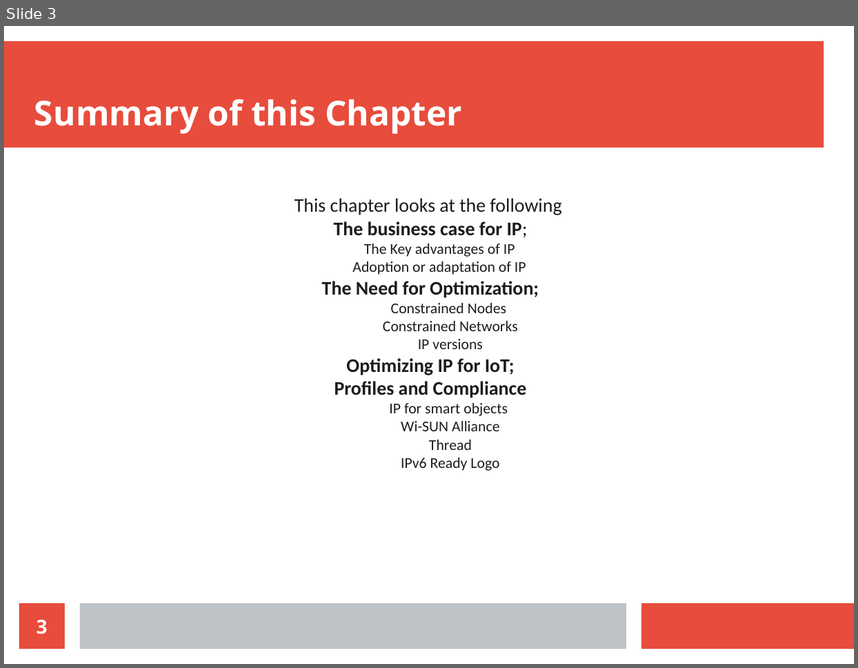
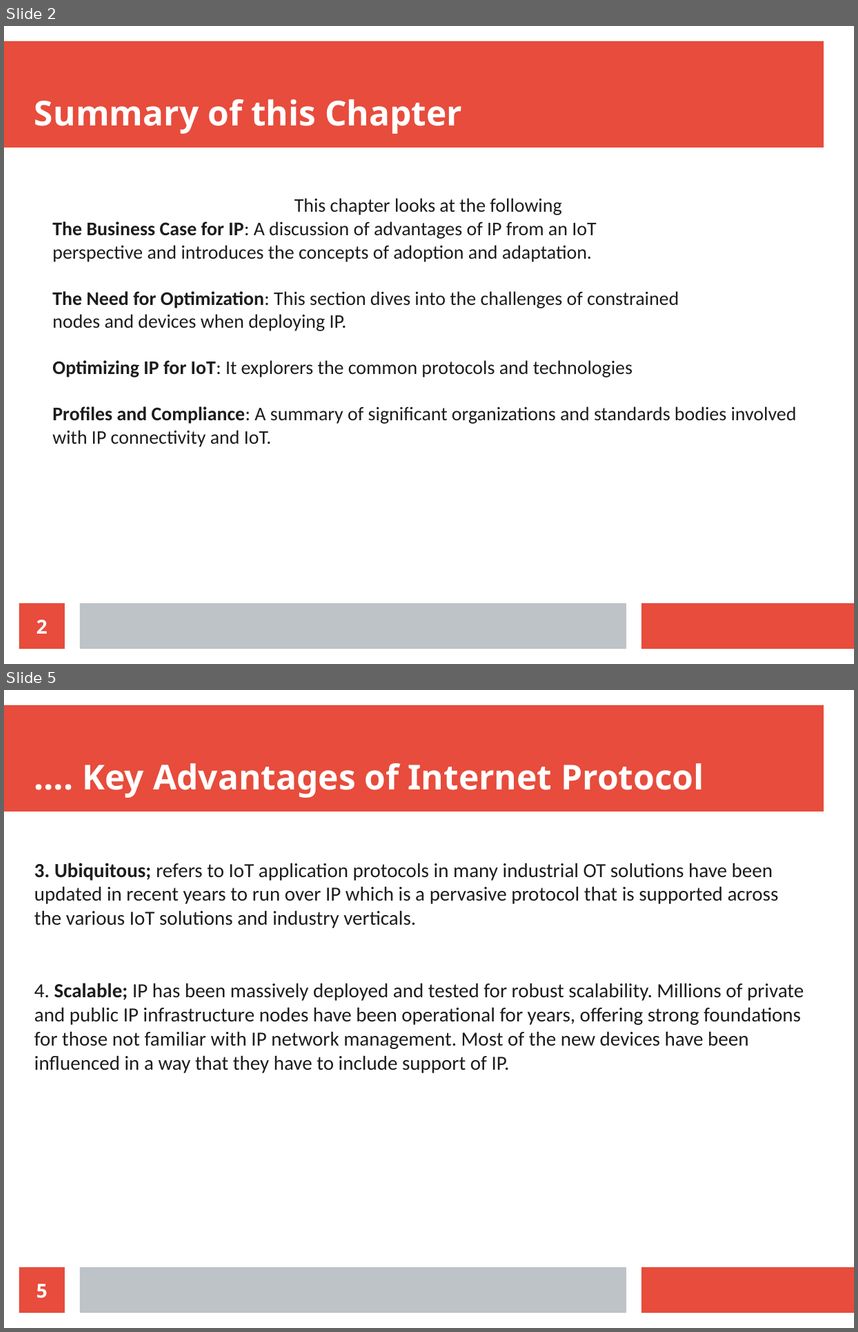
Before and after one commit to Dihfahsih1/Masters-Software-Engineering, a slide deck: yr-sem1/IoT/Chapter-5-slides.odp. Shown one above the other, each under a label of ours: slide 3 before the commit, slides 2 and 5 after it; the slides between them are not shown. The pictures are 858x668 and 858x1332 pixels, drawn with LibreOffice and Linux fonts; fonts in the diff are those of the drawing. Boxes give left, top, right and bottom in pixels: in the first picture for what was removed or moved away, otherwise in the second. Text is boxed around its words. In the diff, an @@ line names an element or a change of style, - is before the commit and + after.

```diff
--- a/yr-sem1/IoT/Chapter-5-slides.odp
+++ b/yr-sem1/IoT/Chapter-5-slides.odp
@@ slide 5 added at [4, 690, 854, 1328], background #FFFFFF; not listed: 3 template elements that a slide beside it also shows @@
@@ title added at [83, 763, 704, 798], 32 pt, text #FFFFFF, bold @@
+…. Key Advantages of Internet Protocol
@@ text added at [34, 862, 804, 1073], 18.7 pt, text #1C1C1C @@
+3. Ubiquitous; refers to IoT application protocols in many industrial OT solutions have been updated in recent years to run over IP which is a pervasive protocol that is supported across the various IoT solutions and industry verticals.
+4. Scalable; IP has been massively deployed and tested for robust scalability. Millions of private and public IP infrastructure nodes have been operational for years, offering strong foundations for those not familiar with IP network management. Most of the new devices have been influenced in a way that they have to include support of IP.
@@ page number added at [19, 1267, 65, 1312], fill #E74C3C, 18 pt, text #FFFFFF, bold @@
+5
@@ what was slide 3 is now slide 2 @@
@@ slide 2 changed as well @@
@@ subtitle at [52, 221, 797, 447]: text changed; size 14 to 18 pt @@
-The business case for IP;
-  The Key advantages of IP
-  Adoption or adaptation of IP
-The Need for Optimization;
-    Constrained Nodes
-    Constrained Networks
-    IP versions
-Optimizing IP for IoT;
-Profiles and Compliance
-    IP for smart objects
-    Wi-SUN Alliance
-    Thread
-    IPv6 Ready Logo
+The Business Case for IP: A discussion of advantages of IP from an IoT
+perspective and introduces the concepts of adoption and adaptation.
+The Need for Optimization: This section dives into the challenges of constrained
+nodes and devices when deploying IP.
+Optimizing IP for IoT: It explorers the common protocols and technologies
+Profiles and Compliance: A summary of significant organizations and standards bodies involved with IP connectivity and IoT.
@@ page number at [36, 619, 47, 633]: text changed @@
-3
+2
```
Also in this commit, not shown: 1 other slide changed, 36 other slides added, 1 slide removed, 7 other files.
